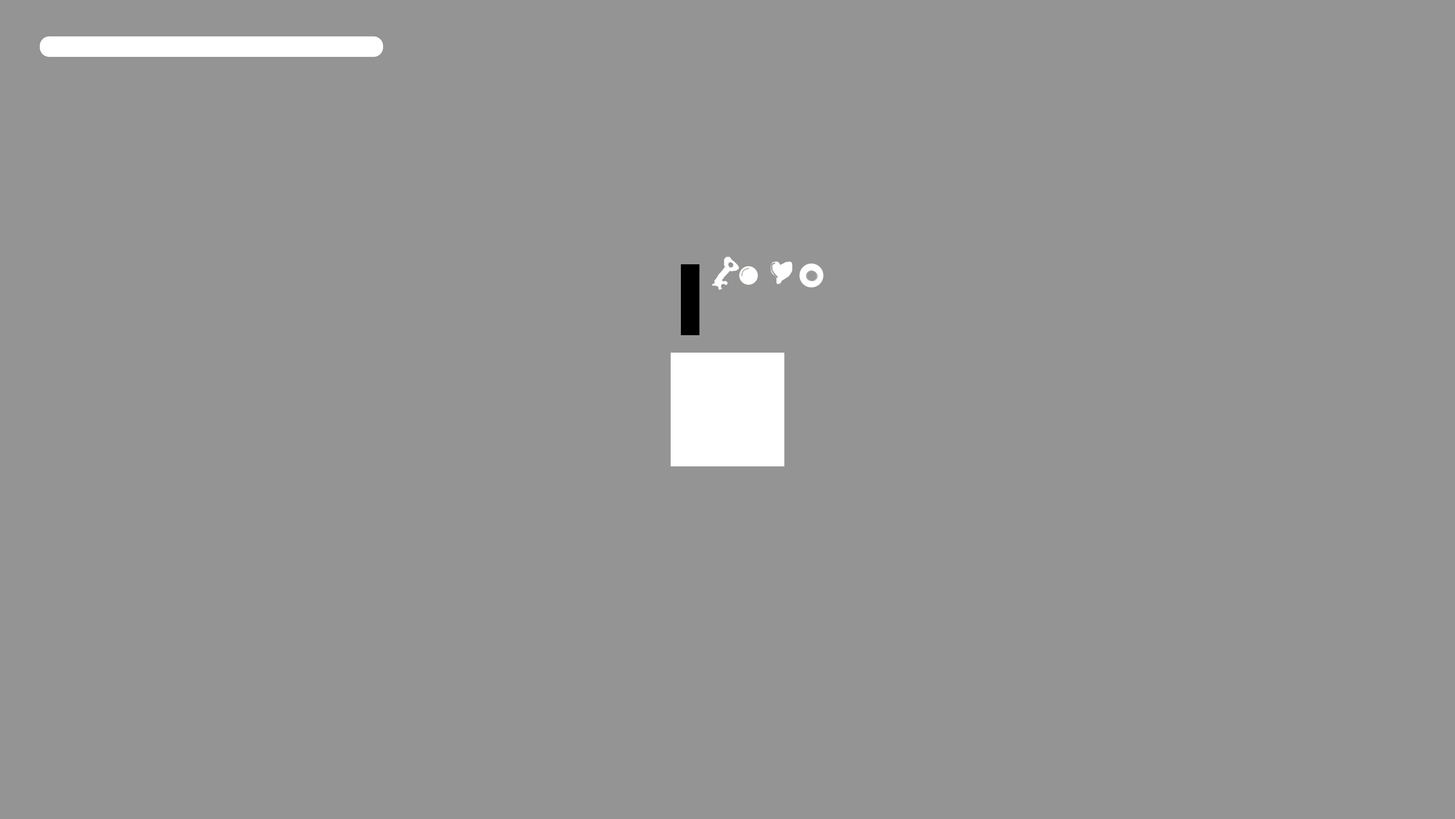
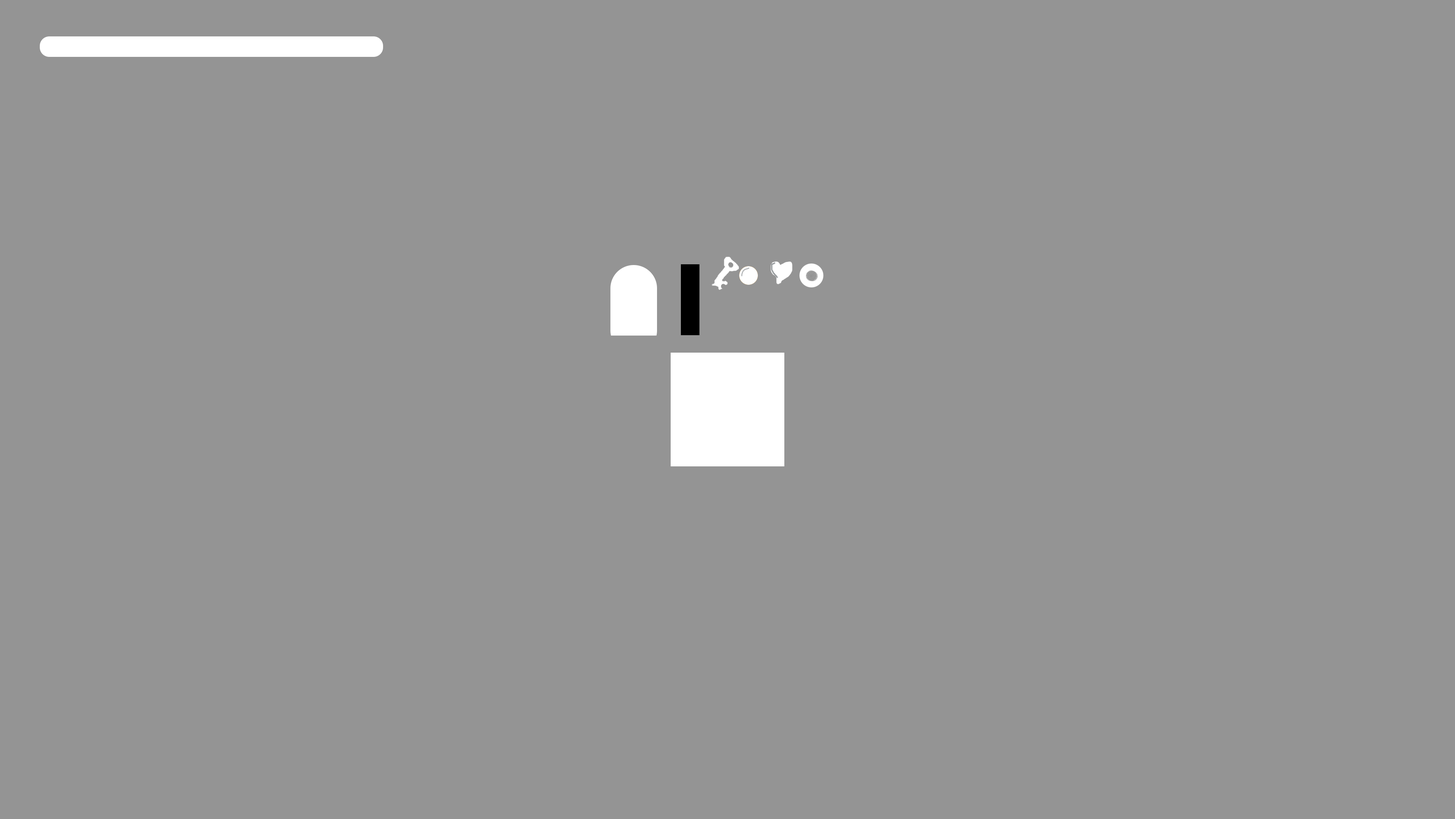
Layer changes from the first 1455 × 819 image to the second:
added layer "enemy" above "equipmentSlotEmpty" over [610, 264, 658, 336]
